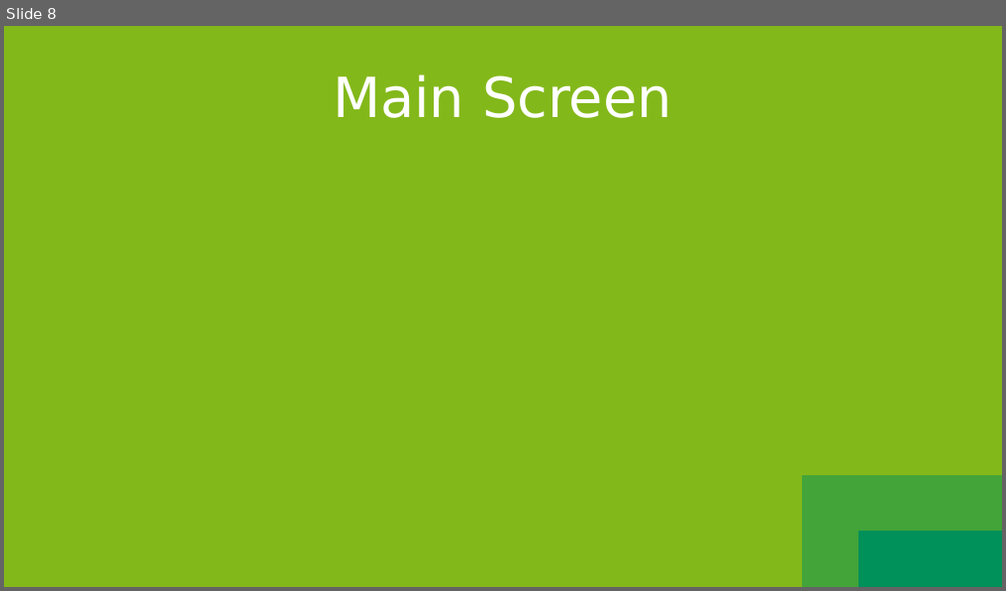
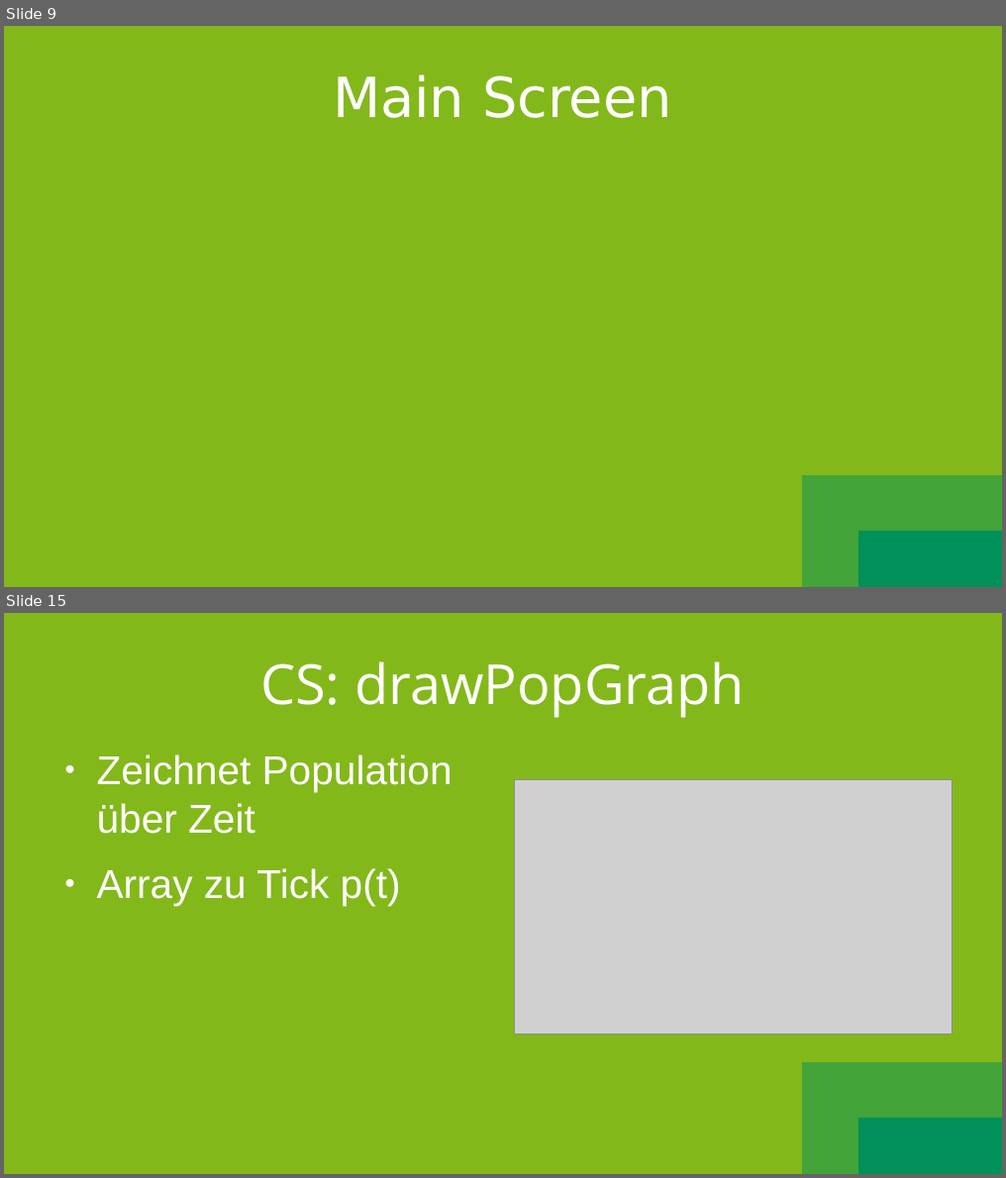
Before and after one commit to SootDan/LanchesterModell, a slide deck: Prasentation.odp. Shown one above the other, each under a label of ours: slide 8 before the commit, slides 9 and 15 after it; the slides between them are not shown. The pictures are 1006x591 and 1006x1178 pixels, drawn with LibreOffice and Linux fonts; fonts in the diff are those of the drawing; grey boxes stand for pictures. Boxes give left, top, right and bottom in pixels: in the first picture for what was removed or moved away, otherwise in the second. Text is boxed around its words. In the diff, an @@ line names an element or a change of style, - is before the commit and + after.

```diff
--- a/Prasentation.odp
+++ b/Prasentation.odp
@@ slide 15 added at [4, 613, 1002, 1174], background gradient #009059 to #42A439 to #83B81A @@
@@ title added at [260, 662, 745, 718], 44 pt, text #FFFFFF @@
+CS: drawPopGraph
@@ text added at [97, 755, 452, 906], 32 pt, text #FFFFFF @@
+● Zeichnet Population über Zeit
+● Array zu Tick p(t)
@@ picture added at [514, 779, 952, 1034] @@
@@ what was slide 8 is now slide 9 @@
```
Also in this commit, not shown: 6 other slides added, 1 slide removed.
